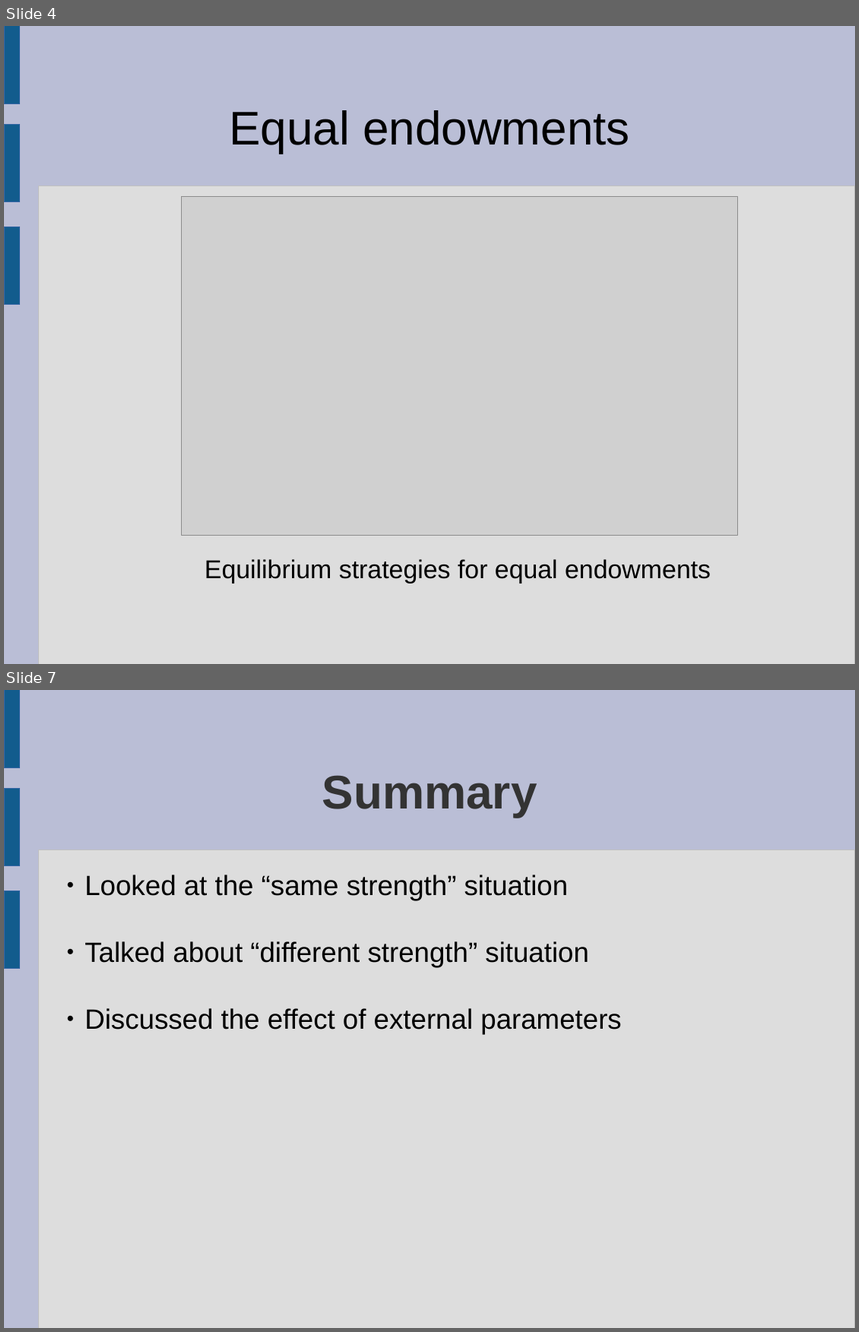
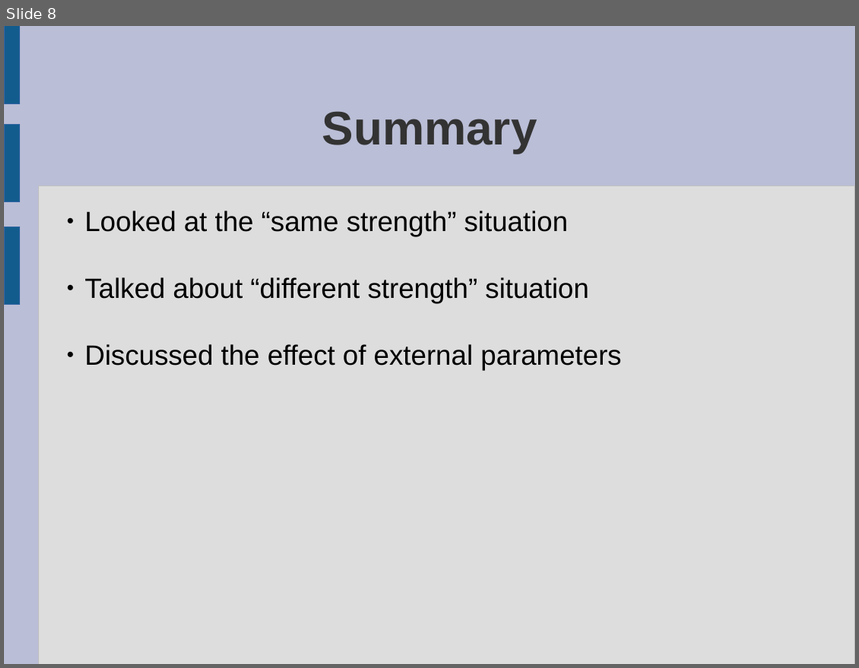
Before and after one commit to llmontoryxd/english, a slide deck: Presentation_8sem_1.odp. Shown one above the other, each under a label of ours: slides 4 and 7 before the commit, slide 8 after it; the slides between them are not shown. The pictures are 859x1332 and 859x668 pixels, drawn with LibreOffice and Linux fonts; fonts in the diff are those of the drawing; grey boxes stand for pictures. Boxes give left, top, right and bottom in pixels: in the first picture for what was removed or moved away, otherwise in the second. Text is boxed around its words. In the diff, an @@ line names an element or a change of style, - is before the commit and + after.

```diff
--- a/Presentation_8sem_1.odp
+++ b/Presentation_8sem_1.odp
@@ slide 4 removed at [4,26,855,664], background #BABED6; not listed: 4 template elements that a slide beside it also shows @@
@@ title removed at [229,110,630,154] @@
-Equal endowments
@@ picture removed at [182,197,738,536] @@
@@ text removed at [205,560,711,584] @@
-Equilibrium strategies for equal endowments
@@ what was slide 7 is now slide 8 @@
```
Also in this commit, not shown: 1 slide changed, 6 slides added, 4 other slides removed, 18 other files.
